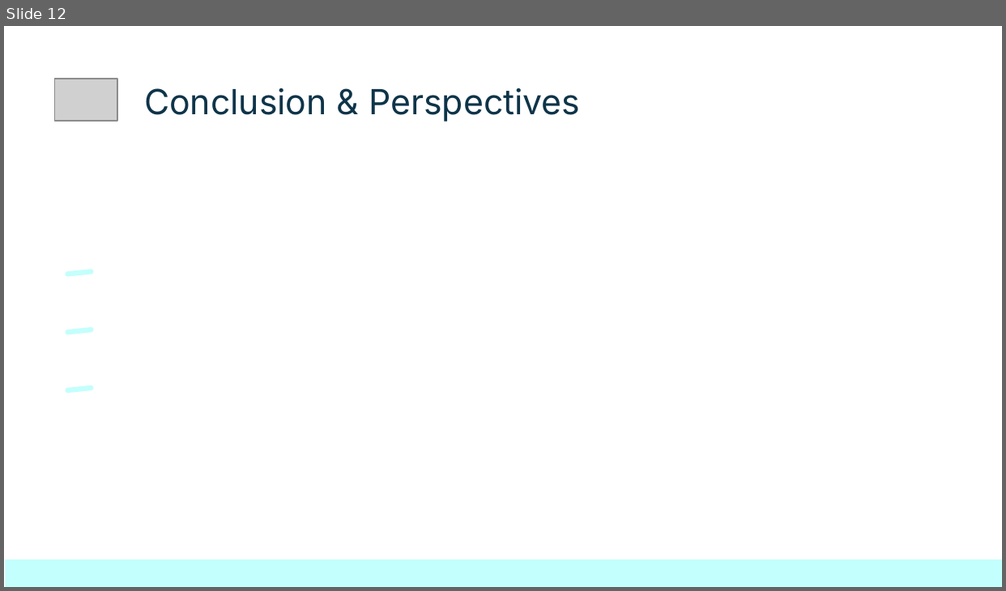
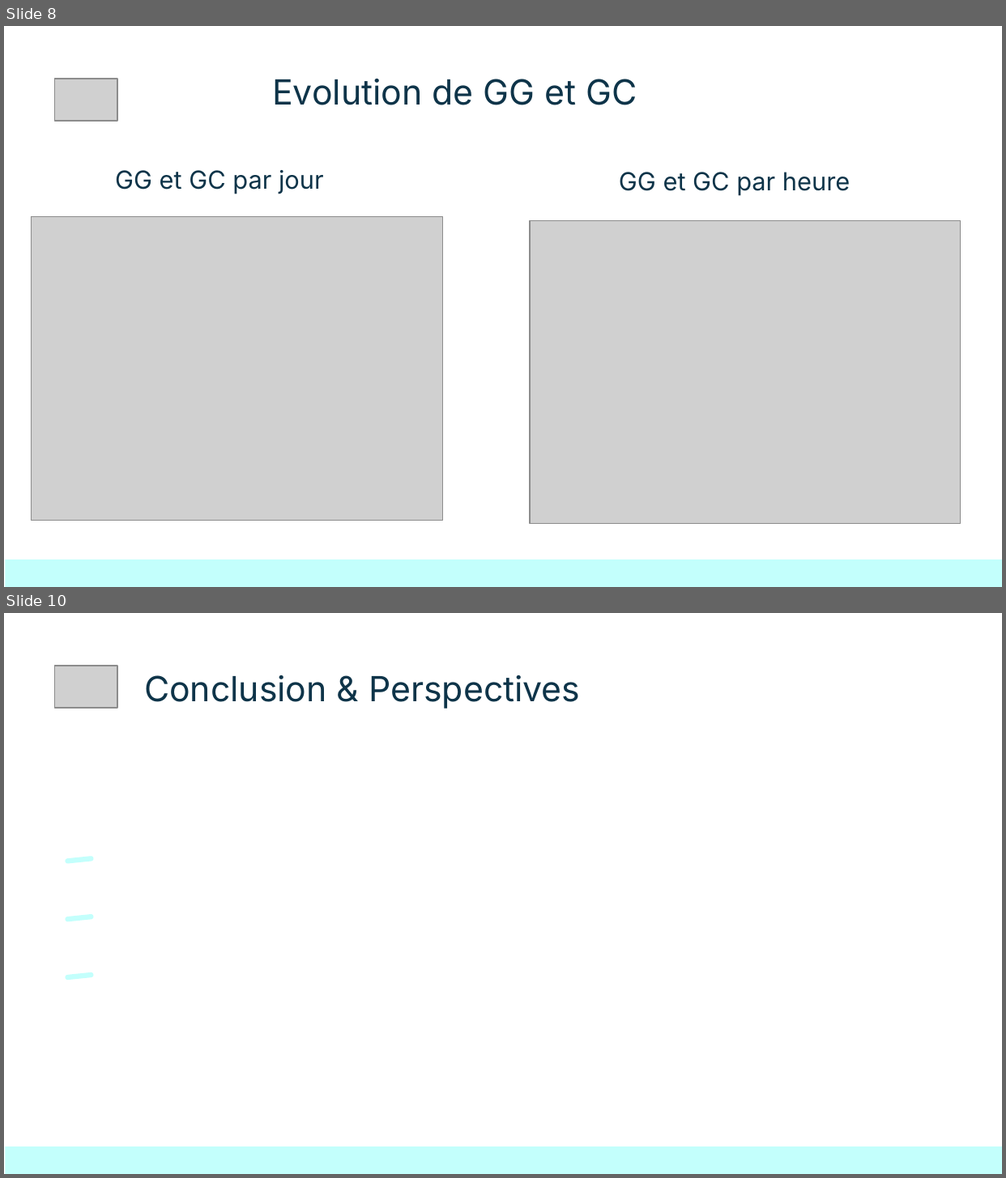
Before and after one commit to flaudeb/SOLAR_ENERGY_PROJECT, a slide deck: modeling/Final_Project_Slides.pptx. Shown one above the other, each under a label of ours: slide 12 before the commit, slides 8 and 10 after it; the slides between them are not shown. The pictures are 1006x591 and 1006x1178 pixels, drawn with LibreOffice and Linux fonts; fonts in the diff are those of the drawing; grey boxes stand for pictures. Boxes give left, top, right and bottom in pixels: in the first picture for what was removed or moved away, otherwise in the second. Text is boxed around its words. In the diff, an @@ line names an element or a change of style, - is before the commit and + after.

```diff
--- a/modeling/Final_Project_Slides.pptx
+++ b/modeling/Final_Project_Slides.pptx
@@ slide 8 added at box(4, 26, 1002, 587), background #FFFFFF @@
@@ picture added at box(55, 79, 117, 121) @@
@@ title added at box(272, 79, 637, 105), 25 pt, text #0E3449 @@
+Evolution de GG et GC
@@ text added at box(115, 170, 324, 194), 18 pt, text #0E3449 @@
+GG et GC par jour
@@ text added at box(619, 172, 850, 195), 18 pt, text #0E3449 @@
+GG et GC par heure
@@ picture added at box(31, 216, 442, 520) @@
@@ picture added at box(530, 220, 961, 524) @@
@@ rectangle added at box(5, 560, 1002, 587), fill #C3FFFC @@
@@ what was slide 12 is now slide 10 @@
```
Also in this commit, not shown: 3 slides changed, 1 other slide added, 4 slides removed, 7 other files.
